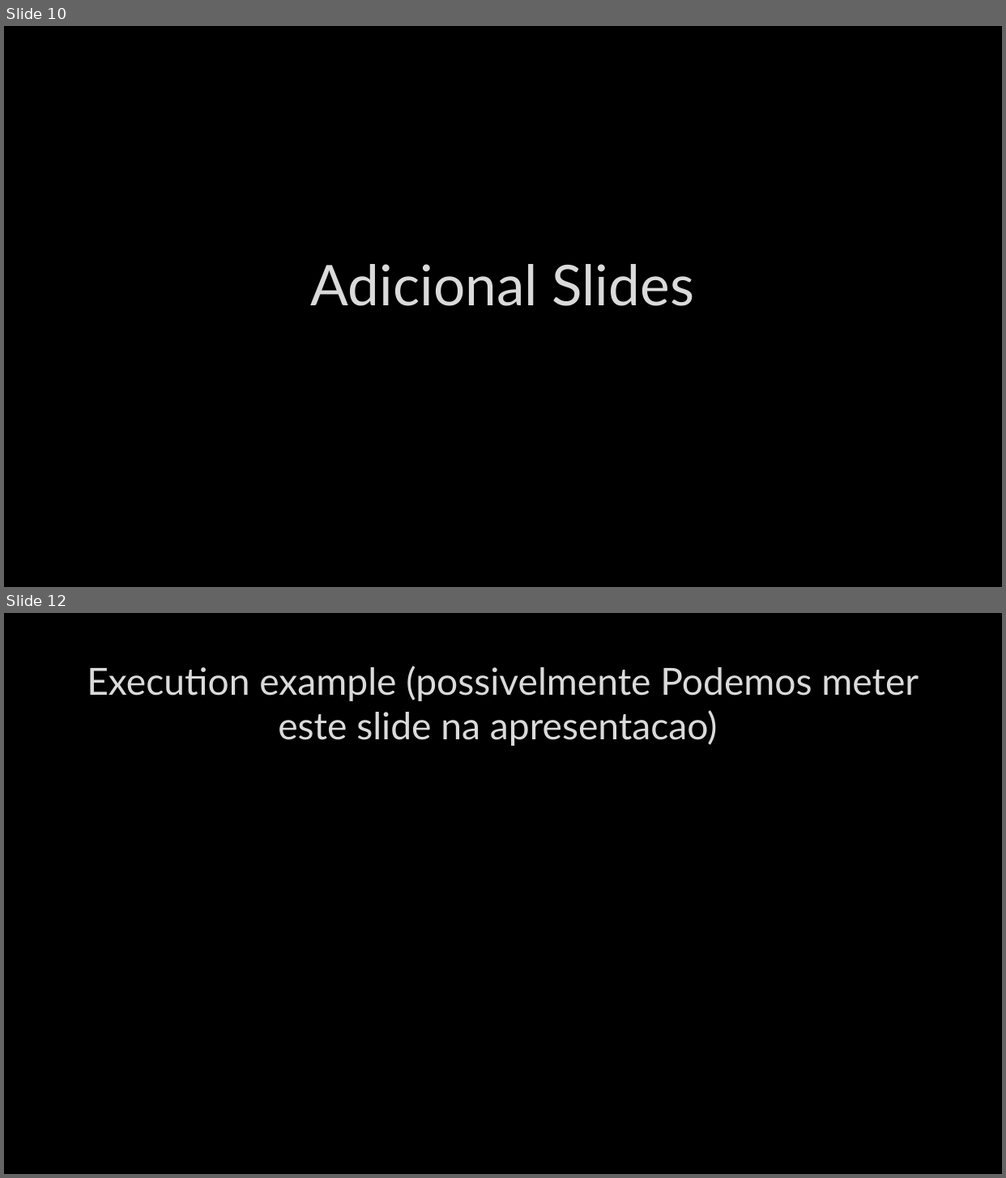
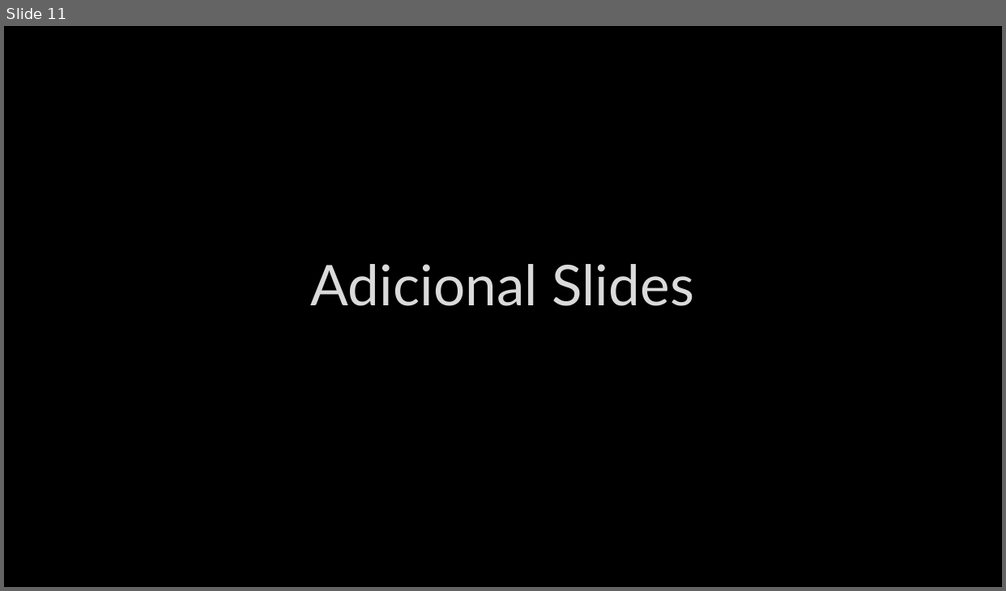
Before and after one commit to joao0903/ASMA, a slide deck: docs/Uber Eats.pptx. Shown one above the other, each under a label of ours: slides 10 and 12 before the commit, slide 11 after it; the slides between them are not shown. The pictures are 1006x1178 and 1006x591 pixels, drawn with LibreOffice and Linux fonts; fonts in the diff are those of the drawing; background and template pictures are left out. Boxes give left, top, right and bottom in pixels: in the first picture for what was removed or moved away, otherwise in the second. Text is boxed around its words. In the diff, an @@ line names an element or a change of style, - is before the commit and + after.

```diff
--- a/docs/Uber Eats.pptx
+++ b/docs/Uber Eats.pptx
@@ slide 12 removed at bbox=[4, 613, 1002, 1174], background picture (left out) @@
@@ title removed at bbox=[87, 666, 918, 746] @@
-Execution example (possivelmente Podemos meter este slide na apresentacao)
@@ what was slide 10 is now slide 11 @@
```
Also in this commit, not shown: 5 slides changed, 9 slides added, 2 other slides removed, 4 other files.
